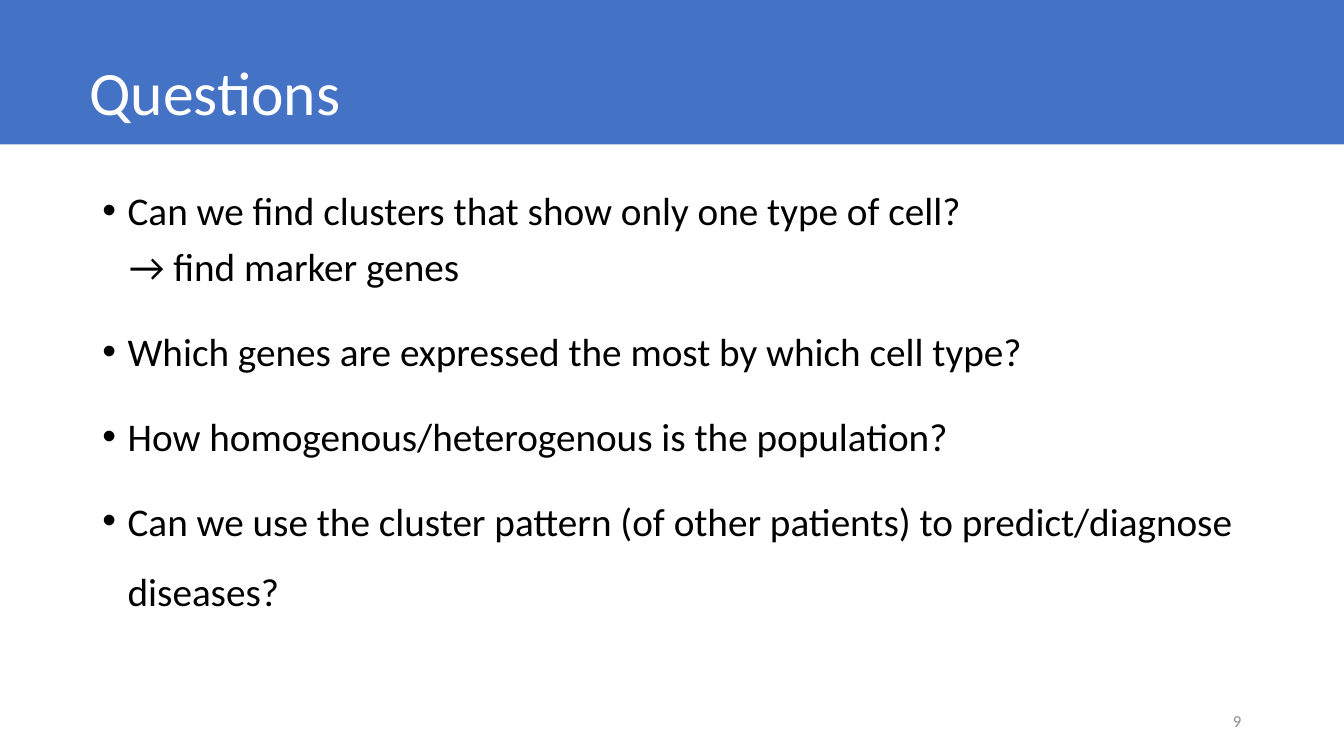
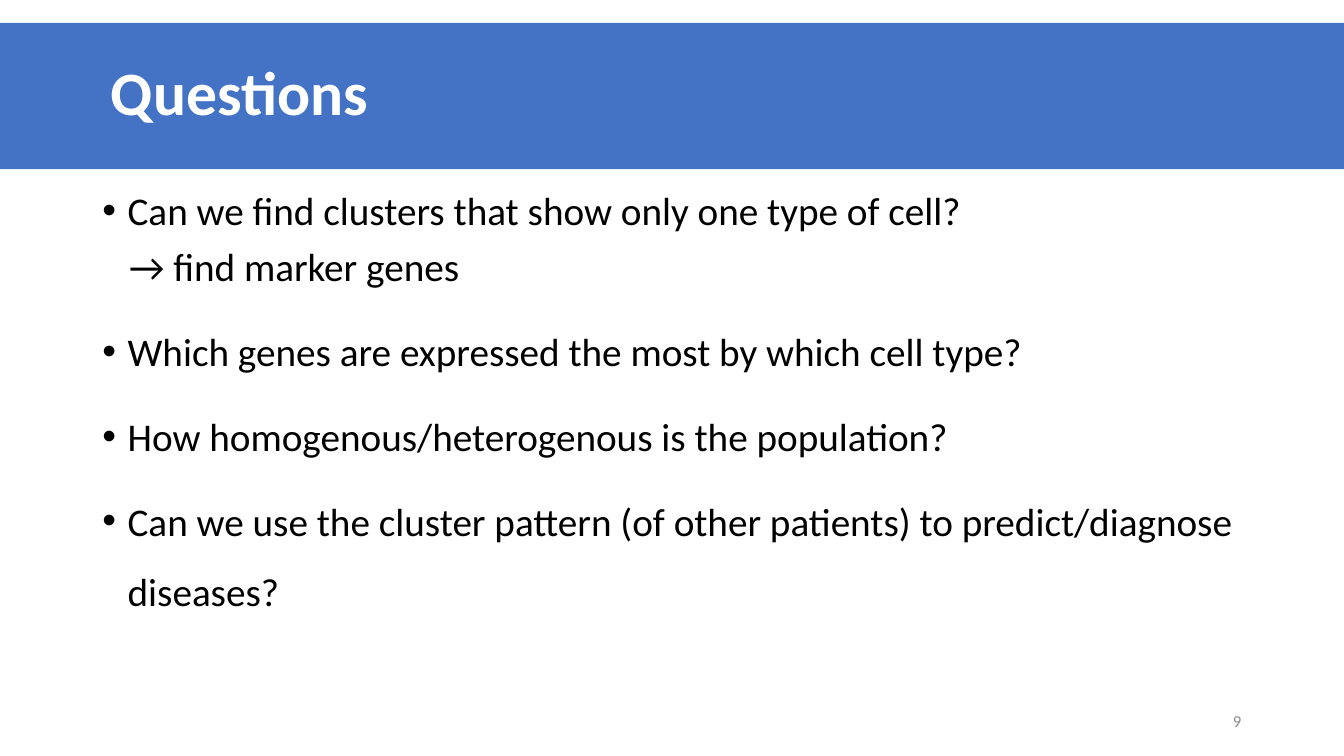
Before and after one commit to datascience-mobi/group-01-project-4-1, a slide deck: slide 9 of K-means clustering.pptx. Drawn at 1344x756 pixels with LibreOffice and Linux fonts; fonts in the diff are those of the drawing. Boxes give left, top, right and bottom in pixels: in the first picture for what was removed or moved away, otherwise in the second. Text is boxed around its words. In the diff, an @@ line names an element or a change of style, - is before the commit and + after.

```diff
--- a/K-means clustering.pptx
+++ b/K-means clustering.pptx
@@ title "Questions": place and size @@
-title "Questions" at (89,72,340,123)
+title "Questions" at (0,23,1344,169)
@@ title "Questions" at (0,23,1344,169): bold on; fill none to #4472C4 @@
@@ rectangle removed at (0,0,1344,145) @@
```
Also in this commit, not shown: 6 other slides changed.
